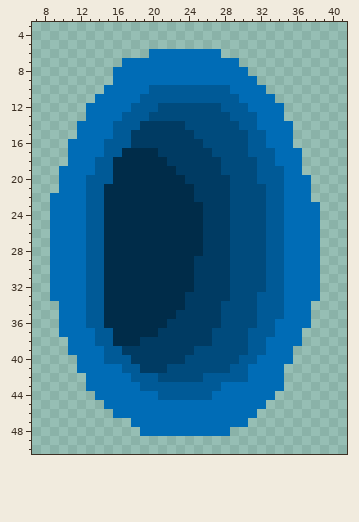
Edited in one commit: pixel-art file (Break the game/Assets/Sprites/portal.aseprite). Above: the version before the commit.
48x64 pixels, 1 frame. Shown: x 7..41, y 3..50.
Now the later version:
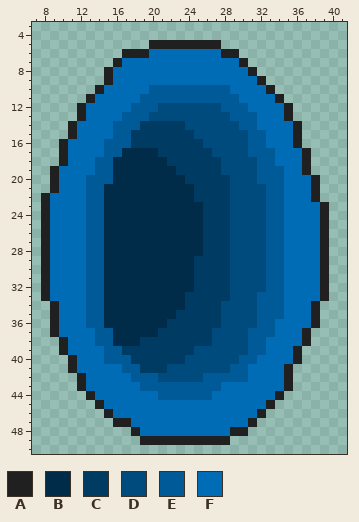
Palette (. is transparent): A #202020  B #002c49  C #003b63  D #004b7d  E #005a97  F #006cb6
The exact change:
Layer "Layer 1":
There is now colour A in row 5 at x 20 to 27; in row 6 at x 17 to 19 and 28 to 29; in row 7 at x 16 and 30; in row 8 at x 15 and 31; in row 9 at x 15 and 32; in row 10 at x 14 and 33.
There is now colour A in row 11 at x 13 and 34; in rows 12 to 13 at x 12 and 35; in rows 14 to 15 at x 11 and 36; in row 16 at x 10 and 36; in rows 17 to 18 at x 10 and 37; in row 19 at x 9 and 37.
There is now colour A in rows 20 to 21 at x 9 and 38; in row 22 at x 8 and 38; in rows 23 to 33 at x 8 and 39; in rows 34 to 36 at x 9 and 38; in row 37 at x 9 and 37; in row 38 at x 10 and 37.
There is now colour A in row 39 at x 10 and 36; in row 40 at x 11 and 36; in row 41 at x 11 and 35; in rows 42 to 43 at x 12 and 35; in row 44 at x 13 and 34; in row 45 at x 14 and 33.
There is now colour A in row 46 at x 15 and 32; in row 47 at x 16 to 17 and 31; in row 48 at x 18 and 29 to 30; in row 49 at x 19 to 28.
Pixel boxes of the changes (left, top, right, bottom) in both pictures:
added: (41, 40, 329, 445)
